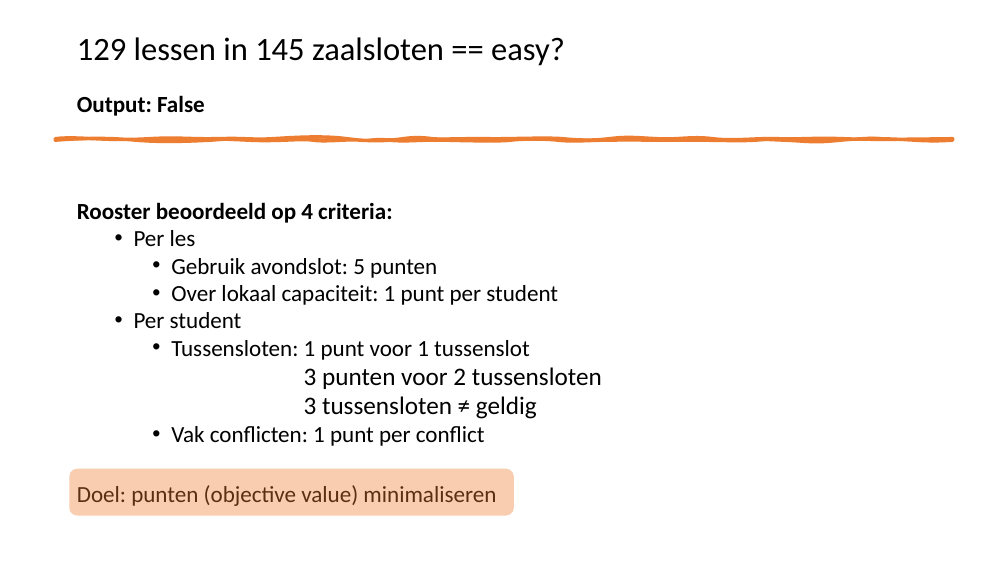
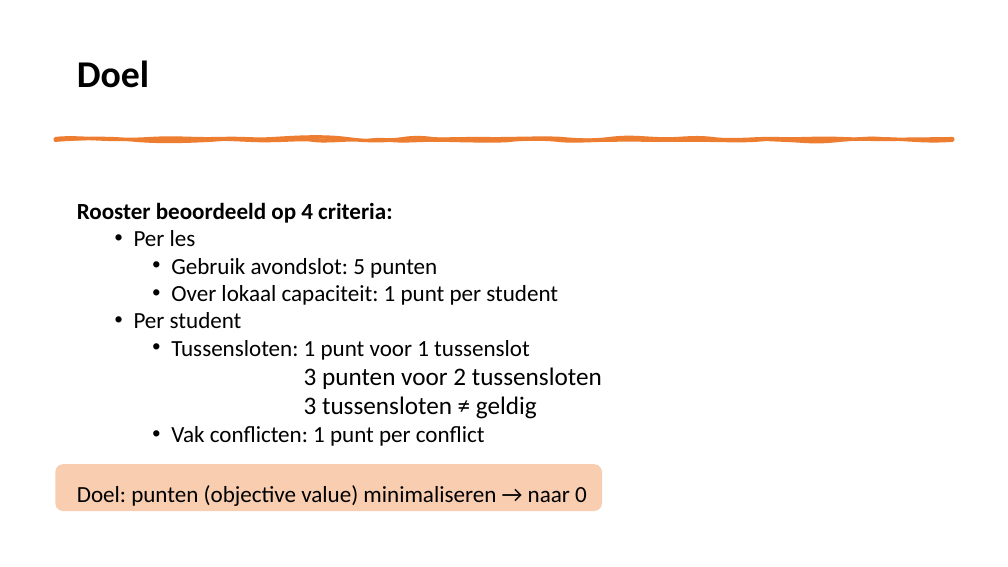
Before and after one commit to NinaAlblasMinorAI/RoosterRulers, a slide deck: slide 4 of doc/Presentatie.pptx. Drawn at 1008x567 pixels with LibreOffice and Linux fonts; fonts in the diff are those of the drawing. Boxes give left, top, right and bottom in pixels: in the first picture for what was removed or moved away, otherwise in the second. Text is boxed around its words. In the diff, an @@ line names an element or a change of style, - is before the commit and + after.

```diff
--- a/doc/Presentatie.pptx
+++ b/doc/Presentatie.pptx
@@ title at [77,60,149,88]: text changed; size 31 to 36 pt; bold on @@
-129 lessen in 145 zaalsloten == easy?
-Output: False
+Doel
@@ rounded rectangle: place and size @@
-rounded rectangle at [70,469,514,516]
+rounded rectangle at [55,464,602,511]
@@ text at [77,485,587,506]: text changed @@
-Doel: punten (objective value) minimaliseren
+Doel: punten (objective value) minimaliseren → naar 0
```
Also in this commit, not shown: 10 other slides changed, 11 slides added, 5 slides removed, 7 other files.
